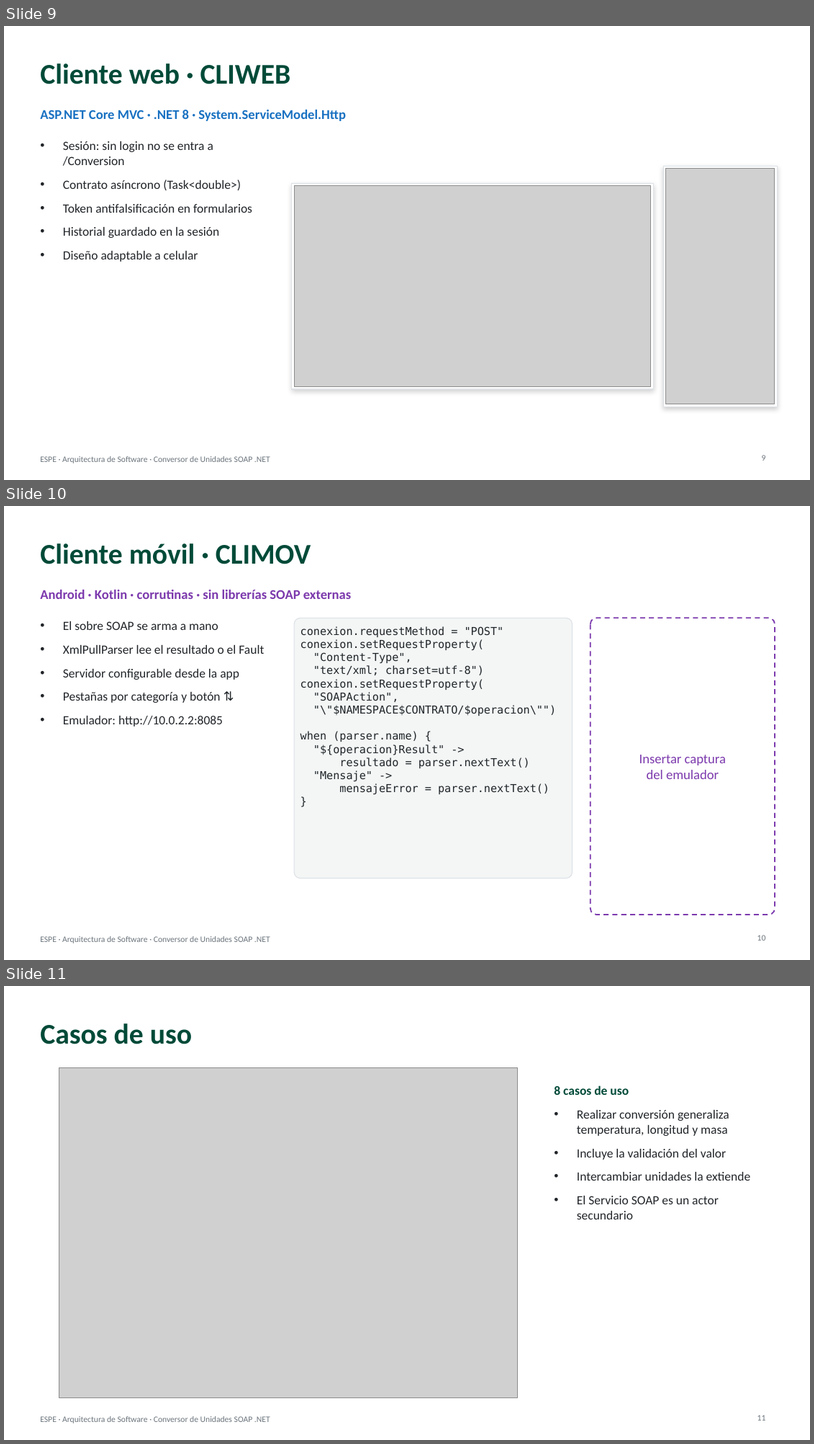
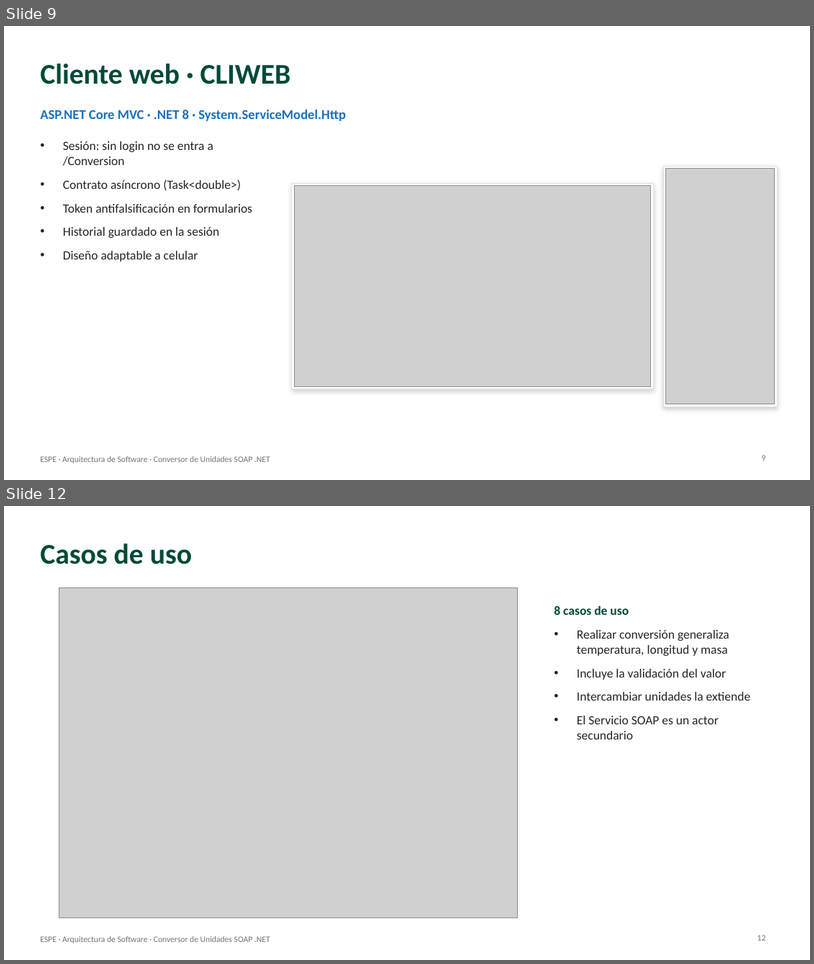
Before and after one commit to jsmasapanta/TI.1.2-PAO202651_SOAP_DOTNET_SINBDD_NRC36884_GR01, a slide deck: 05. DOCUMENTACIÓN/MANUAL_SOAP_DOTNET_GRXX.pptx. Shown one above the other, each under a label of ours: slides 9, 10 and 11 before the commit, slides 9 and 12 after it; the slides between them are not shown. The pictures are 814x1444 and 814x964 pixels, drawn with LibreOffice and Linux fonts; fonts in the diff are those of the drawing; grey boxes stand for pictures. Boxes give left, top, right and bottom in pixels: in the first picture for what was removed or moved away, otherwise in the second. Text is boxed around its words. In the diff, an @@ line names an element or a change of style, - is before the commit and + after.

Commit message:
Presentacion regenerada (intentos en el servidor, monster69)

```diff
--- a/05. DOCUMENTACIÓN/MANUAL_SOAP_DOTNET_GRXX.pptx
+++ b/05. DOCUMENTACIÓN/MANUAL_SOAP_DOTNET_GRXX.pptx
@@ slide 10 removed at (4,506,810,960), background #FFFFFF; not listed: 1 template element that a slide beside it also shows @@
@@ title removed at (40,543,311,564) @@
-Cliente móvil · CLIMOV
@@ text removed at (40,590,351,599) @@
-Android · Kotlin · corrutinas · sin librerías SOAP externas
@@ text removed at (63,621,264,726) @@
-• El sobre SOAP se arma a mano
-• XmlPullParser lee el resultado o el Fault
-• Servidor configurable desde la app
-• Pestañas por categoría y botón ⇅
-• Emulador: http://10.0.2.2:8085
@@ rounded rectangle removed at (294,618,573,878) @@
@@ text removed at (301,626,556,794) @@
-conexion.requestMethod = "POST"
-conexion.setRequestProperty(
-"Content-Type",
-"text/xml; charset=utf-8")
-conexion.setRequestProperty(
-"SOAPAction",
-"\"$NAMESPACE$CONTRATO/$operacion\"")
-when (parser.name) {
-"${operacion}Result" ->
-resultado = parser.nextText()
-"Mensaje" ->
-mensajeError = parser.nextText()
-}
@@ rounded rectangle removed at (591,618,775,914) @@
@@ text removed at (640,754,726,779) @@
-Insertar captura
-del emulador
@@ page number removed at (758,934,766,940) @@
-10
@@ what was slide 11 is now slide 12 @@
@@ page number at (758,934,766,940): text changed @@
-11
+12
```
Also in this commit, not shown: 7 slides changed, 2 slides added.
